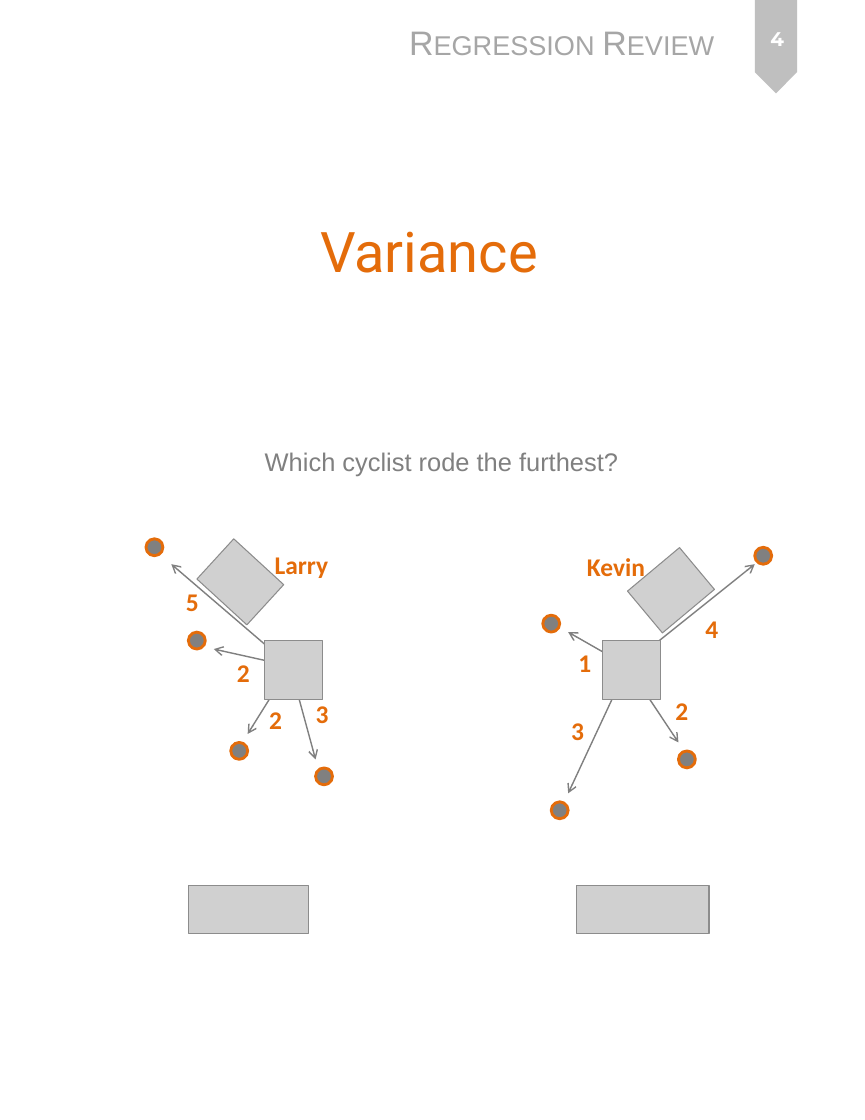
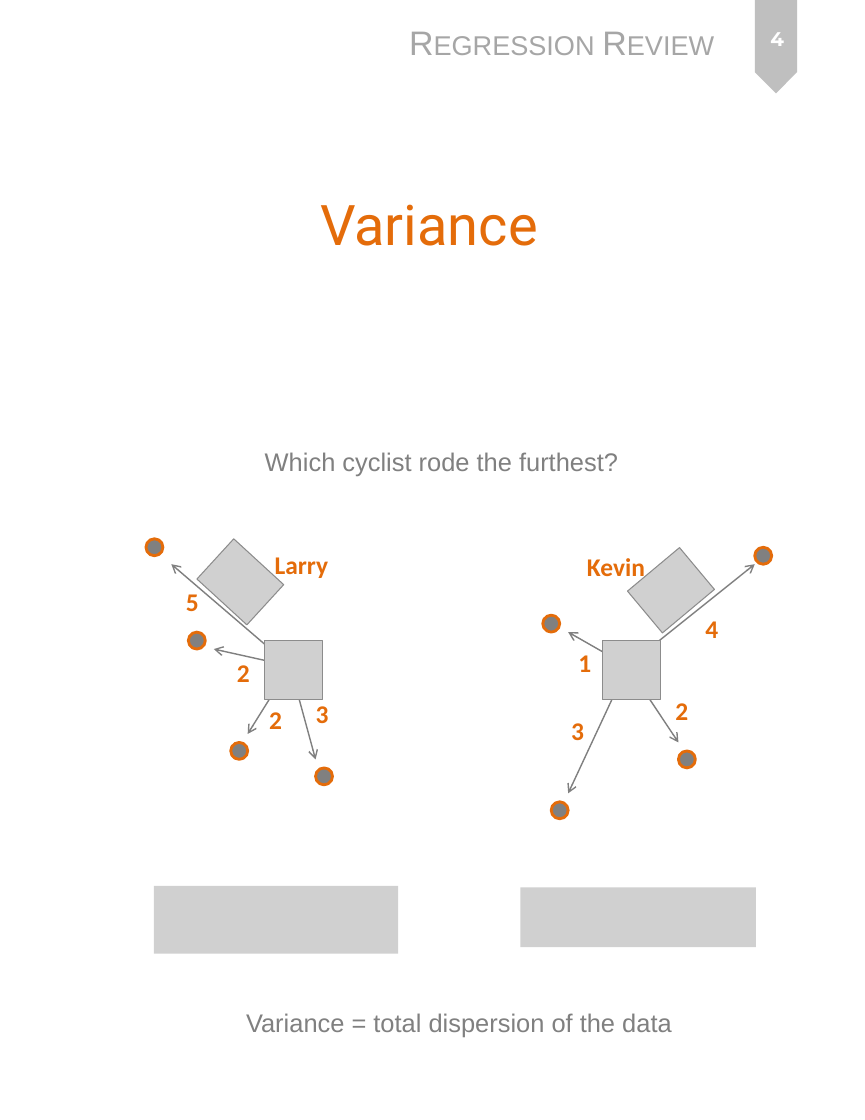
Before and after one commit to DS4PS/cpp-523-sum-2020, a slide deck: slide 4 of lectures/p-01-variance-covariance-slope.pptx. Drawn at 865x1120 pixels with LibreOffice and Linux fonts; fonts in the diff are those of the drawing; grey boxes stand for pictures. Boxes give left, top, right and bottom in pixels: in the first picture for what was removed or moved away, otherwise in the second. Text is boxed around its words. In the diff, an @@ line names an element or a change of style, - is before the commit and + after.

Commit message:
update lecture

```diff
--- a/lectures/p-01-variance-covariance-slope.pptx
+++ b/lectures/p-01-variance-covariance-slope.pptx
@@ text "Variance" at box(320, 204, 538, 246): line spacing 1 to 0.8 @@
@@ picture: place and size @@
-picture at box(188, 885, 308, 933)
+picture at box(154, 885, 398, 954)
@@ picture: place and size @@
-picture at box(577, 885, 709, 933)
+picture at box(520, 887, 756, 947)
@@ text added at box(246, 1013, 672, 1037), 18 pt, text #808080 @@
+Variance = total dispersion of the data
```
Also in this commit, not shown: 1 slide added, 1 other file.
